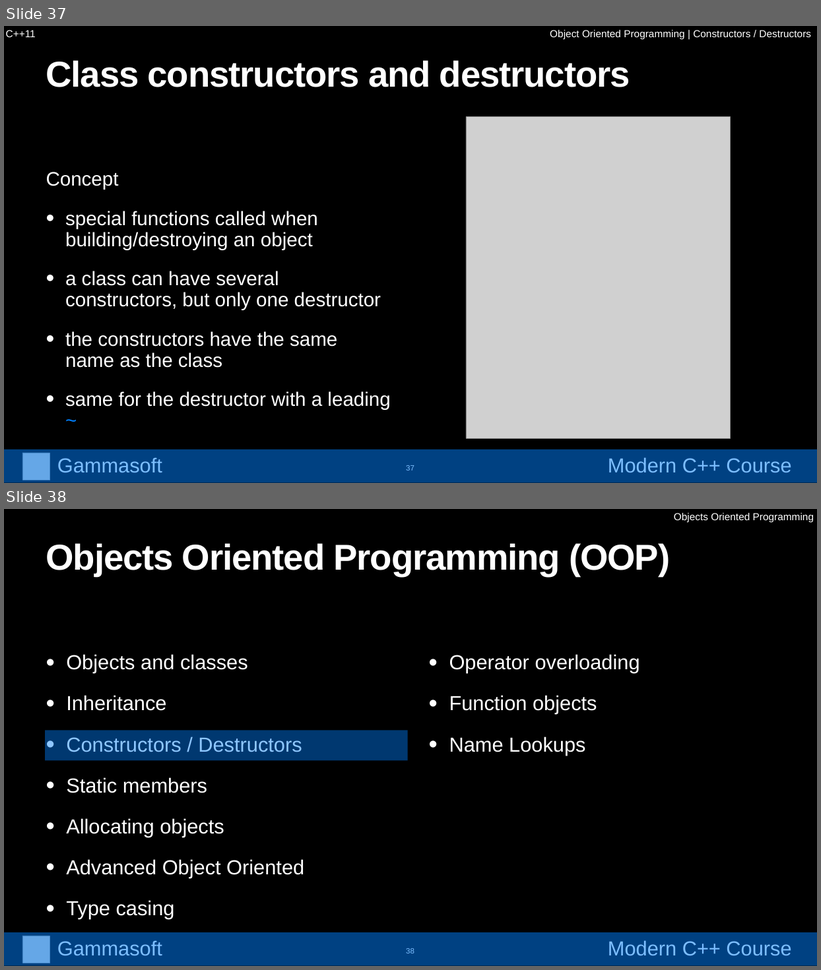
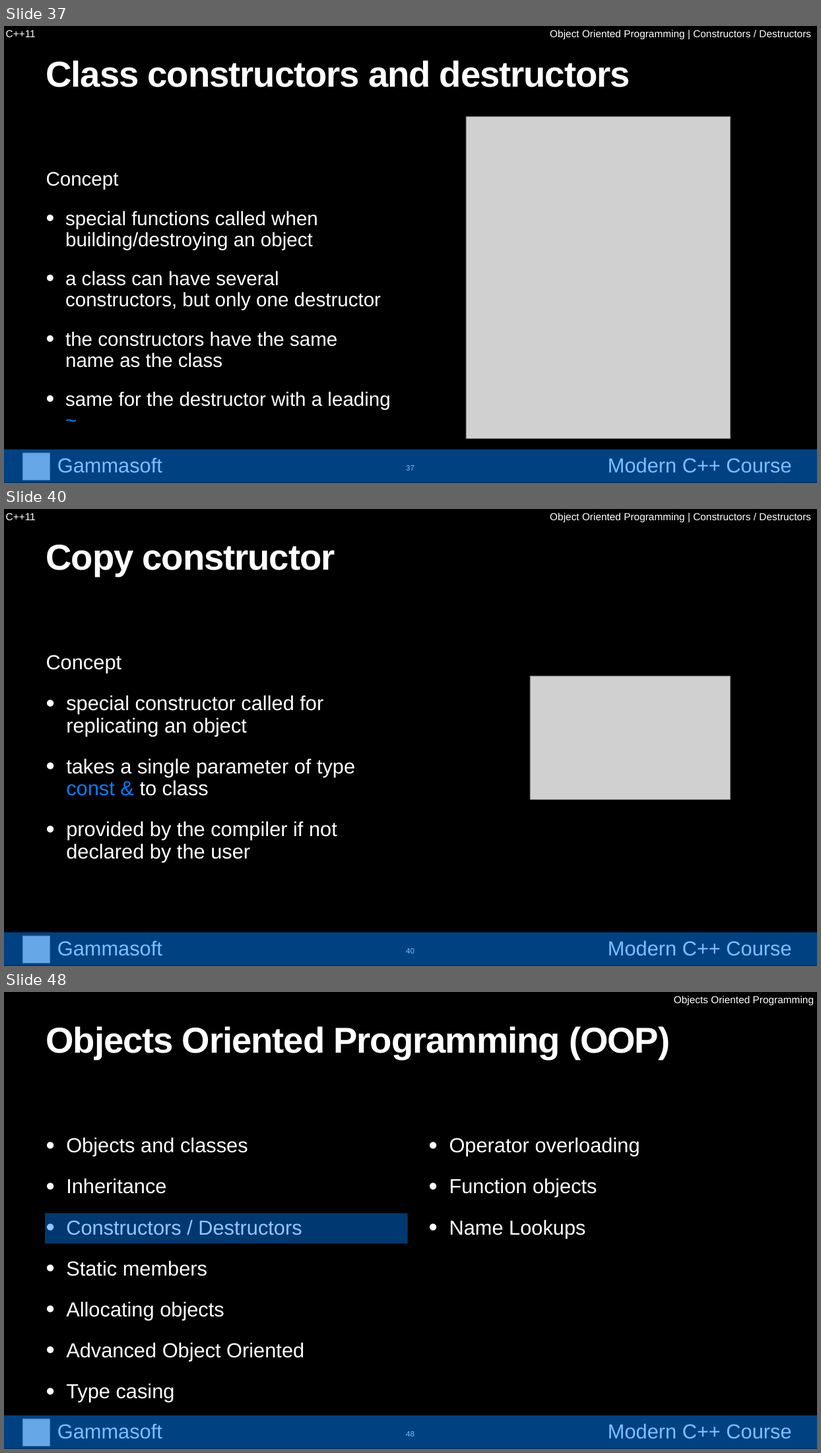
Before and after one commit to gammasoft71/cpp_modern_course, a slide deck: course/powerpoints/object_oriented_programming.pptx. Shown one above the other, each under a label of ours: slides 37 and 38 before the commit, slides 37, 40 and 48 after it; the slides between them are not shown. The pictures are 821x970 and 821x1453 pixels, drawn with LibreOffice and Linux fonts; fonts in the diff are those of the drawing; grey boxes stand for pictures. Boxes give left, top, right and bottom in pixels: in the first picture for what was removed or moved away, otherwise in the second. Text is boxed around its words. In the diff, an @@ line names an element or a change of style, - is before the commit and + after.

```diff
--- a/course/powerpoints/object_oriented_programming.pptx
+++ b/course/powerpoints/object_oriented_programming.pptx
@@ slide 40 added at [4, 509, 817, 966], background #000000 @@
@@ text added at [6, 513, 36, 520], 24 pt, text #FFFFFF @@
+C++11
@@ text added at [550, 512, 811, 522], 24 pt, text #FFFFFF @@
+Object Oriented Programming | Constructors / Destructors
@@ title added at [46, 545, 335, 576], 85 pt, text #FFFFFF, bold @@
+Copy constructor
@@ text added at [46, 655, 355, 862], 48 pt, text #FFFFFF @@
+Concept
+• special constructor called for replicating an object
+• takes a single parameter of type const & to class
+• provided by the compiler if not declared by the user
@@ picture added at [530, 676, 730, 799] @@
@@ group added at [4, 933, 817, 966]: 2 texts, 1 picture, 1 rectangle @@
+Gammasoft
+Modern C++ Course
@@ page number added at [406, 949, 415, 954], 18 pt, text #FFFFFF @@
+40
@@ what was slide 38 is now slide 48 @@
@@ page number at [406, 1432, 415, 1437]: text changed @@
-38
+48
```
Also in this commit, not shown: 9 other slides added.
